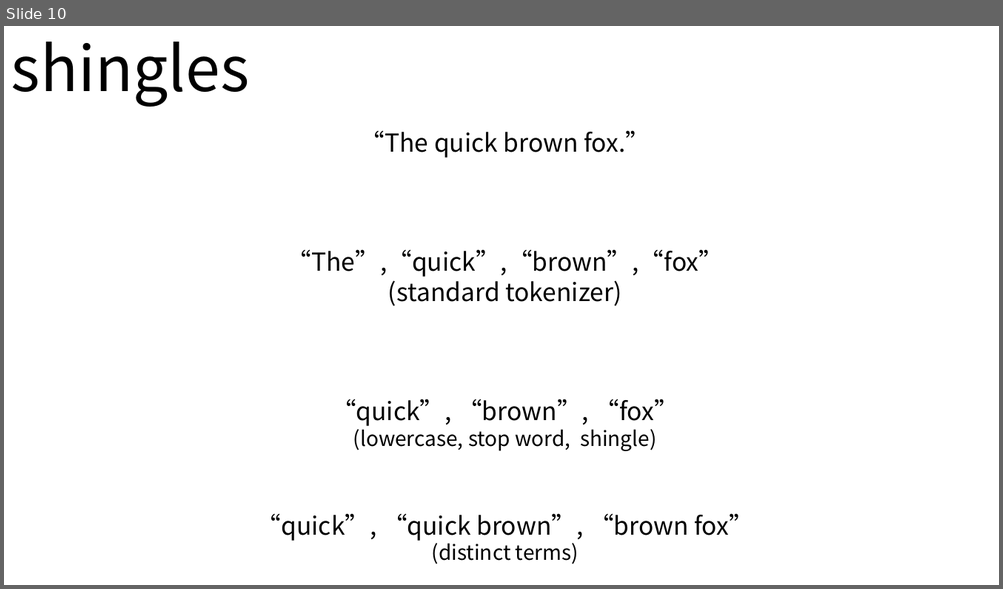
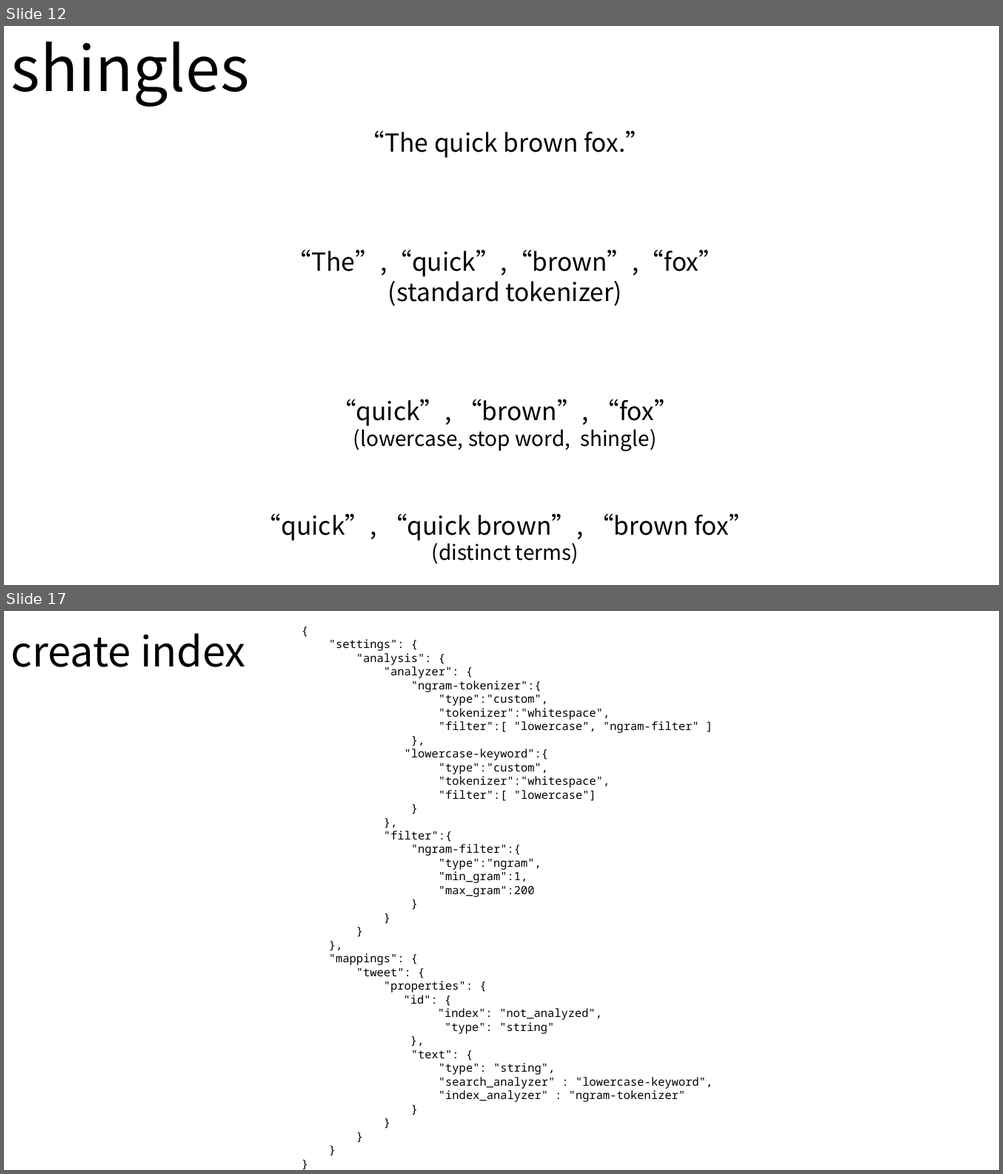
Before and after one commit to andypryor/start_your_search_engines, a slide deck: start_search_engines.pptx. Shown one above the other, each under a label of ours: slide 10 before the commit, slides 12 and 17 after it; the slides between them are not shown. The pictures are 1003x589 and 1003x1174 pixels, drawn with LibreOffice and Linux fonts; fonts in the diff are those of the drawing. Boxes give left, top, right and bottom in pixels: in the first picture for what was removed or moved away, otherwise in the second. Text is boxed around its words. In the diff, an @@ line names an element or a change of style, - is before the commit and + after.

```diff
--- a/start_search_engines.pptx
+++ b/start_search_engines.pptx
@@ slide 17 added at bbox=[4, 611, 999, 1170], background #FFFFFF @@
@@ text added at bbox=[11, 633, 246, 667], 40 pt, text #000000 @@
+create index
@@ text added at bbox=[329, 639, 712, 1102], 11 pt, text #000000 @@
+{
+"settings": {
+"analysis": {
+"analyzer": {
+"ngram-tokenizer":{
+"type":"custom",
+"tokenizer":"whitespace",
+"filter":[ "lowercase", "ngram-filter" ]
+},
+"lowercase-keyword":{
+"type":"custom",
+"tokenizer":"whitespace",
+"filter":[ "lowercase"]
+}
+},
+"filter":{
+"ngram-filter":{
+"type":"ngram",
+"min_gram":1,
+"max_gram":200
+}
+}
+}
+},
+"mappings": {
+"tweet": {
+"properties": {
+"id": {
+"index": "not_analyzed",
+"type": "string"
+},
+"text": {
+"type": "string",
+"search_analyzer" : "lowercase-keyword",
+"index_analyzer" : "ngram-tokenizer"
+}
+}
+}
+}
+}
@@ table added at bbox=[92, 671, 182, 701], 1 rows, 1 columns @@
+
@@ what was slide 10 is now slide 12 @@
```
Also in this commit, not shown: 3 slides changed, 17 other slides added, 3 slides removed, 1 other file.
